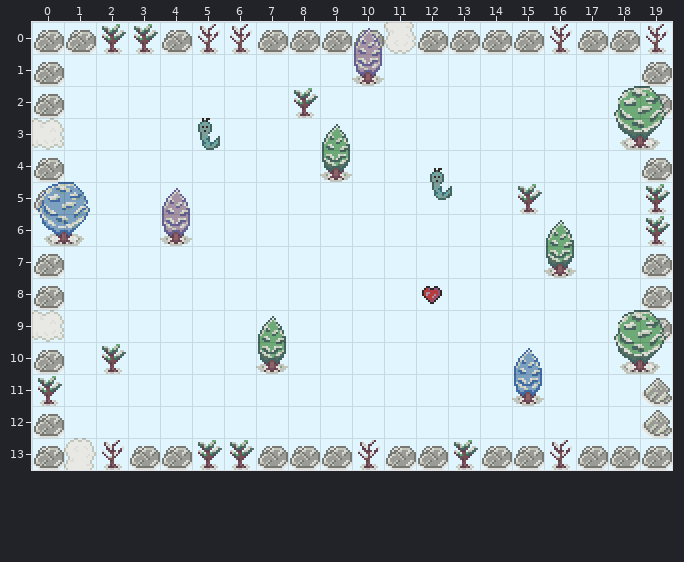
A Tiled map gets an edit: assets/maps/story/14.tmx. The first picture shows the starting point.
Cells are 16x16 px. Shown: x 0..19, y 0..13.
The same view after the edit:
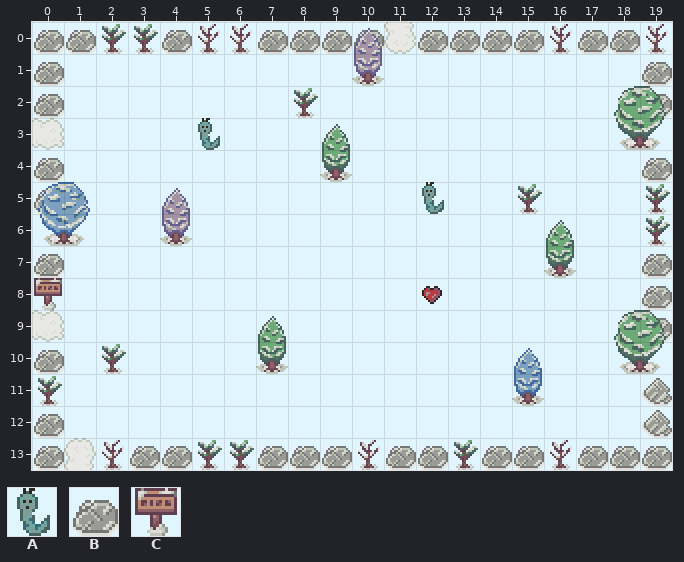
Key: from "monster": A 0; from "tileset_1": B 31 "Solid", C 70 "Solid".
_ is an empty cell, . an unchanged one.
Objects are placed by their top-left corner, in cells (3,4 is the top-left corner of cell 3,4); size is 1x1 cell unless given.
Difference:
--- layer "Tile Layer 1"
@@ x 0..0 @@
- 8 B
+ 8 _
--- layer "npc"
-A "SlitherCpu" at 12.2,4.6
+A "SlitherCpu" at 12,5
--- layer "items"
+C "Solid" at 0,8
Pixel boxes of the changes (left, top, right, bottom) in both pictures:
changed: (422, 168, 452, 214)
changed: (34, 278, 64, 310)
